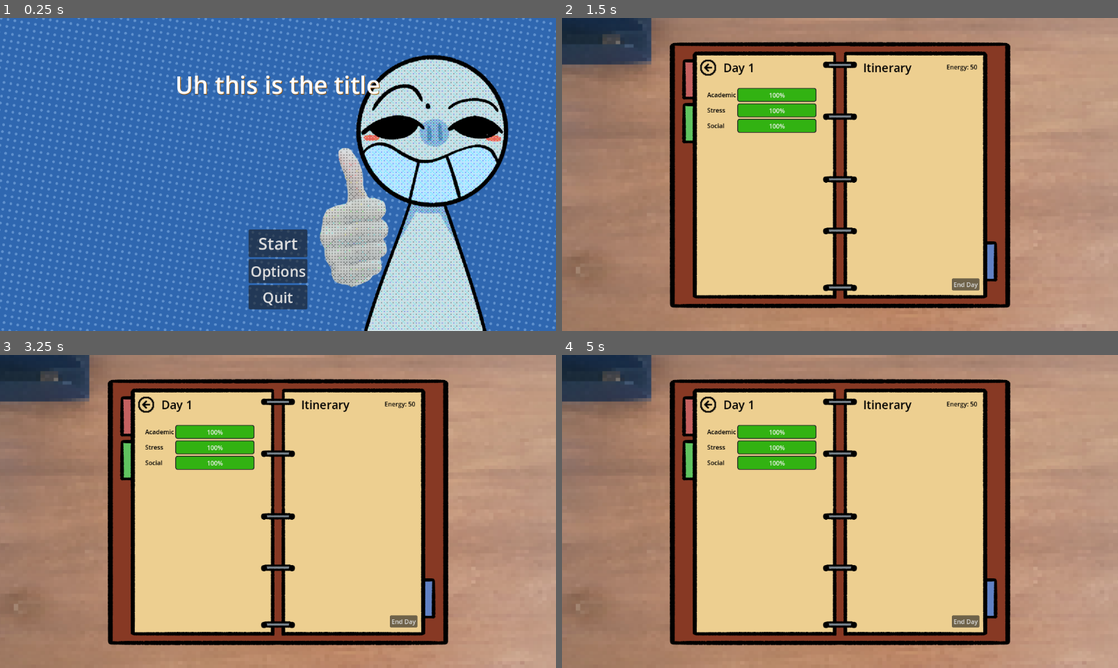
Above: before the commit, frames 1-4 (two rows, left to right).
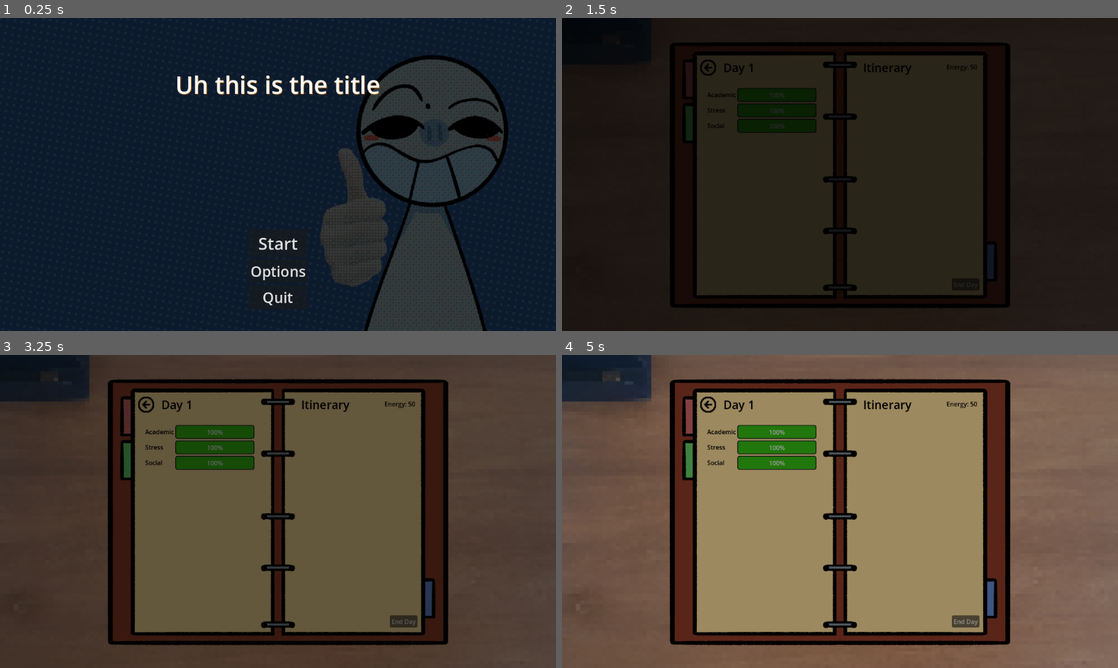
Above: after the commit, the same moments.

Repository: MLJoson/broncoHacksS25
Game: Godot game, scene res://Scenes/menu.tscn
Two runs of this game, one before a commit and one after it. Both use one fixed random seed, a clock stepped at 60 frames per second and the inputs below.
Inputs (mouse positions are in pixels of both pictures, inside the frame that each line leads up to):
- Up to frame 1 (0.25 s): no input
- Up to frame 2 (1.5 s): click "Start" at 0.5 s; click (1056, 274) at 1.25 s
- Up to frame 3 (3.25 s): click (144, 405) at 2 s; click (494, 611) at 2.75 s
- Up to frame 4 (5 s): click "End Day" at 3.5 s; click (1056, 611) at 4.25 s

The runs differ from the first frame. In frame 1, 96% of the frame differs, in the area x 0-100%, y 0-100%; in frame 2, 94%; in frame 3, 94%; in frame 4, 92%.

Commit message:
Added more transitions

Diff:
--- a/broncohackss25/Scenes/journal.tscn
+++ b/broncohackss25/Scenes/journal.tscn
@@ -166,7 +166,6 @@
 }
 
 [node name="ColorRect" type="ColorRect" parent="Transition"]
-visible = false
 anchors_preset = 15
 anchor_right = 1.0
 anchor_bottom = 1.0
--- a/broncohackss25/Scenes/menu.tscn
+++ b/broncohackss25/Scenes/menu.tscn
@@ -1,10 +1,62 @@
-[gd_scene load_steps=4 format=3 uid="uid://ctbetkwhbtm82"]
+[gd_scene load_steps=8 format=3 uid="uid://ctbetkwhbtm82"]
 
 [ext_resource type="Script" uid="uid://daoep2vrle5b8" path="res://Scripts/menu.gd" id="1_lti8b"]
 [ext_resource type="Texture2D" uid="uid://c0xje4benppuk" path="res://Assets/TitleScreen/Screen.png" id="2_xhh6f"]
 
 [sub_resource type="StyleBoxTexture" id="StyleBoxTexture_cayip"]
 texture = ExtResource("2_xhh6f")
+
+[sub_resource type="Animation" id="Animation_344ge"]
+length = 0.001
+tracks/0/type = "value"
+tracks/0/imported = false
+tracks/0/enabled = true
+tracks/0/path = NodePath("Transition/ColorRect:self_modulate")
+tracks/0/interp = 1
+tracks/0/loop_wrap = true
+tracks/0/keys = {
+"times": PackedFloat32Array(0),
+"transitions": PackedFloat32Array(1),
+"update": 0,
+"values": [Color(1, 1, 1, 1)]
+}
+
+[sub_resource type="Animation" id="Animation_ynf5e"]
+resource_name = "fade_in"
+tracks/0/type = "value"
+tracks/0/imported = false
+tracks/0/enabled = true
+tracks/0/path = NodePath("Transition/ColorRect:self_modulate")
+tracks/0/interp = 1
+tracks/0/loop_wrap = true
+tracks/0/keys = {
+"times": PackedFloat32Array(-0.0333333, 1),
+"transitions": PackedFloat32Array(1, 1),
+"update": 0,
+"values": [Color(1, 1, 1, 1), Color(1, 1, 1, 0)]
+}
+
+[sub_resource type="Animation" id="Animation_6bp64"]
+resource_name = "fade_out"
+tracks/0/type = "value"
+tracks/0/imported = false
+tracks/0/enabled = true
+tracks/0/path = NodePath("Transition/ColorRect:self_modulate")
+tracks/0/interp = 1
+tracks/0/loop_wrap = true
+tracks/0/keys = {
+"times": PackedFloat32Array(0, 0.98),
+"transitions": PackedFloat32Array(1, 1),
+"update": 0,
+"values": [Color(1, 1, 1, 0), Color(1, 1, 1, 1)]
+}
+
+[sub_resource type="AnimationLibrary" id="AnimationLibrary_hptm8"]
+_data = {
+&"RESET": SubResource("Animation_344ge"),
+&"fade_in": SubResource("Animation_ynf5e"),
+&"fade_out": SubResource("Animation_6bp64")
+}
 
 [node name="Menu" type="Control"]
 layout_mode = 3
@@ -72,5 +124,19 @@
 text = "Quit
 "
 
+[node name="Transition" type="AnimationPlayer" parent="."]
+libraries = {
+&"": SubResource("AnimationLibrary_hptm8")
+}
+
+[node name="ColorRect" type="ColorRect" parent="Transition"]
+anchors_preset = 15
+anchor_right = 1.0
+anchor_bottom = 1.0
+grow_horizontal = 2
+grow_vertical = 2
+mouse_filter = 2
+color = Color(0, 0, 0, 1)
+
 [connection signal="pressed" from="VBoxContainer2/VBoxContainer/Start" to="." method="_on_start_pressed"]
 [connection signal="pressed" from="VBoxContainer2/VBoxContainer/Quit" to="." method="_on_quit_pressed"]
--- a/broncohackss25/Scripts/main.gd
+++ b/broncohackss25/Scripts/main.gd
@@ -1,7 +1,9 @@
 extends Control
+
+@onready var transition = $Transition
 
 func _ready() -> void:
 	SignalBus.new_day.connect(_on_new_day)
-
+	transition.play("fade_in")
 func _on_new_day():
 	pass
--- a/broncohackss25/Scripts/menu.gd
+++ b/broncohackss25/Scripts/menu.gd
@@ -1,4 +1,9 @@
 extends Control
+
+@onready var transition = $Transition
+
+func _ready():
+	transition.play("fade_in")
 
 func _on_start_pressed():
 	get_tree().change_scene_to_file("res://Scenes/main.tscn")
Not shown: 1 places in broncohackss25/Scenes/journal.tscn that only renumber resources
Not shown: 1 places in broncohackss25/Scenes/stats_ui.tscn that only renumber resources
